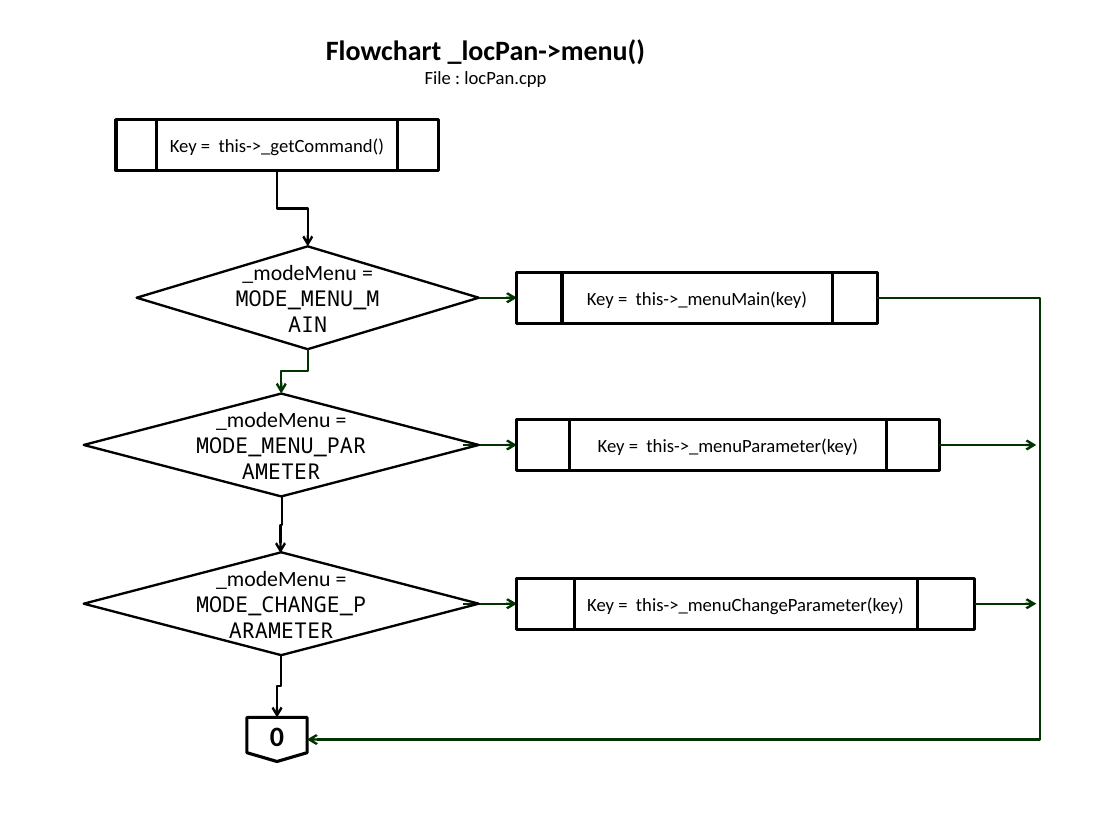
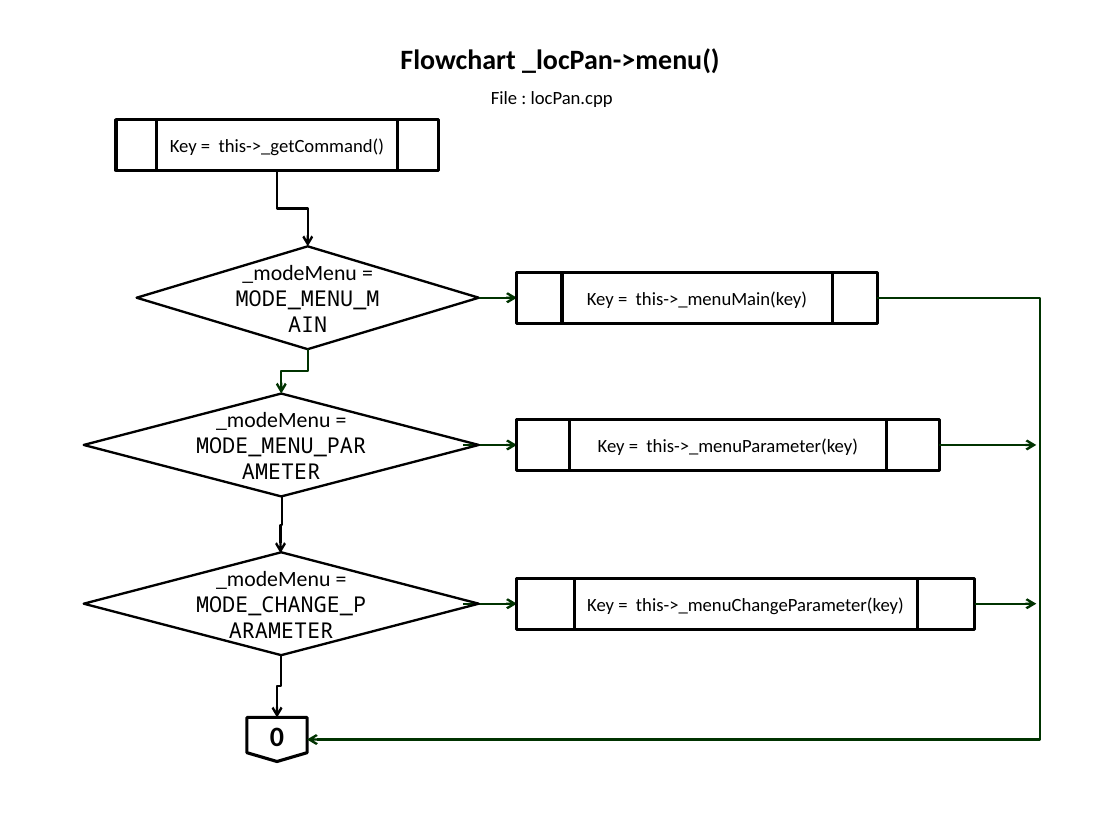
Before and after one commit to slametsampon/WFPS, a slide deck: slide 14 of resources/WFPS.pptx. Drawn at 1120x840 pixels with LibreOffice and Linux fonts; fonts in the diff are those of the drawing; background and template pictures are left out. Boxes give left, top, right and bottom in pixels: in the first picture for what was removed or moved away, otherwise in the second. Text is boxed around its words. In the diff, an @@ line names an element or a change of style, - is before the commit and + after.

Commit message:
Update Flowchart _locPan->menu()

```diff
--- a/resources/WFPS.pptx
+++ b/resources/WFPS.pptx
@@ text at <box>326,39,645,64</box>: paragraph removed @@
-Flowchart _locPan->menu()
@@ title added at <box>400,48,719,73</box>, 18 pt, text #000000, bold @@
+Flowchart _locPan->menu()
@@ text "File : locPan.cpp": place and size @@
-text "File : locPan.cpp" at <box>326,39,645,87</box>
+text "File : locPan.cpp" at <box>491,91,613,107</box>
```
Also in this commit, not shown: 8 other slides changed, 2 slides added.
